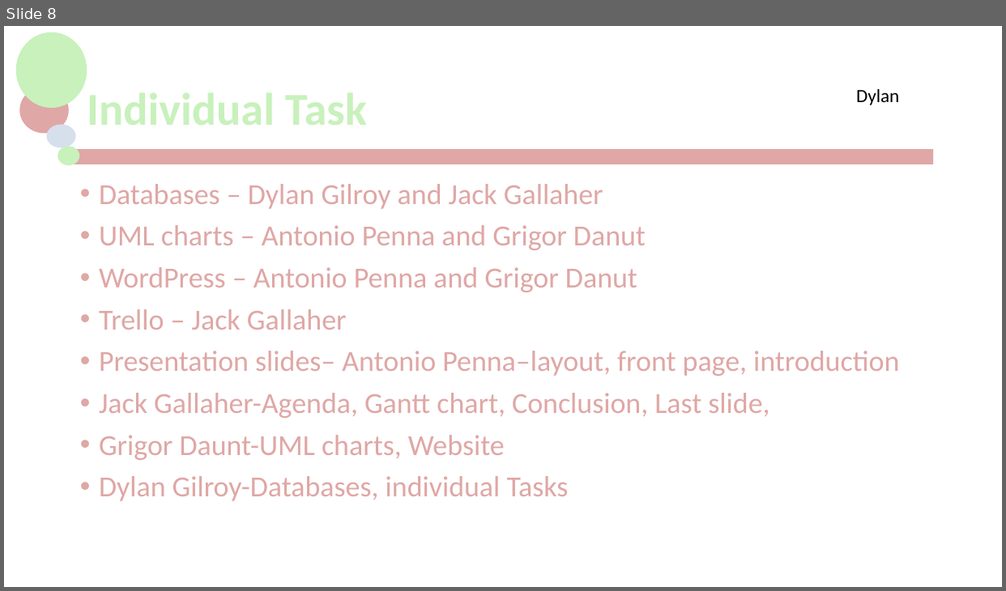
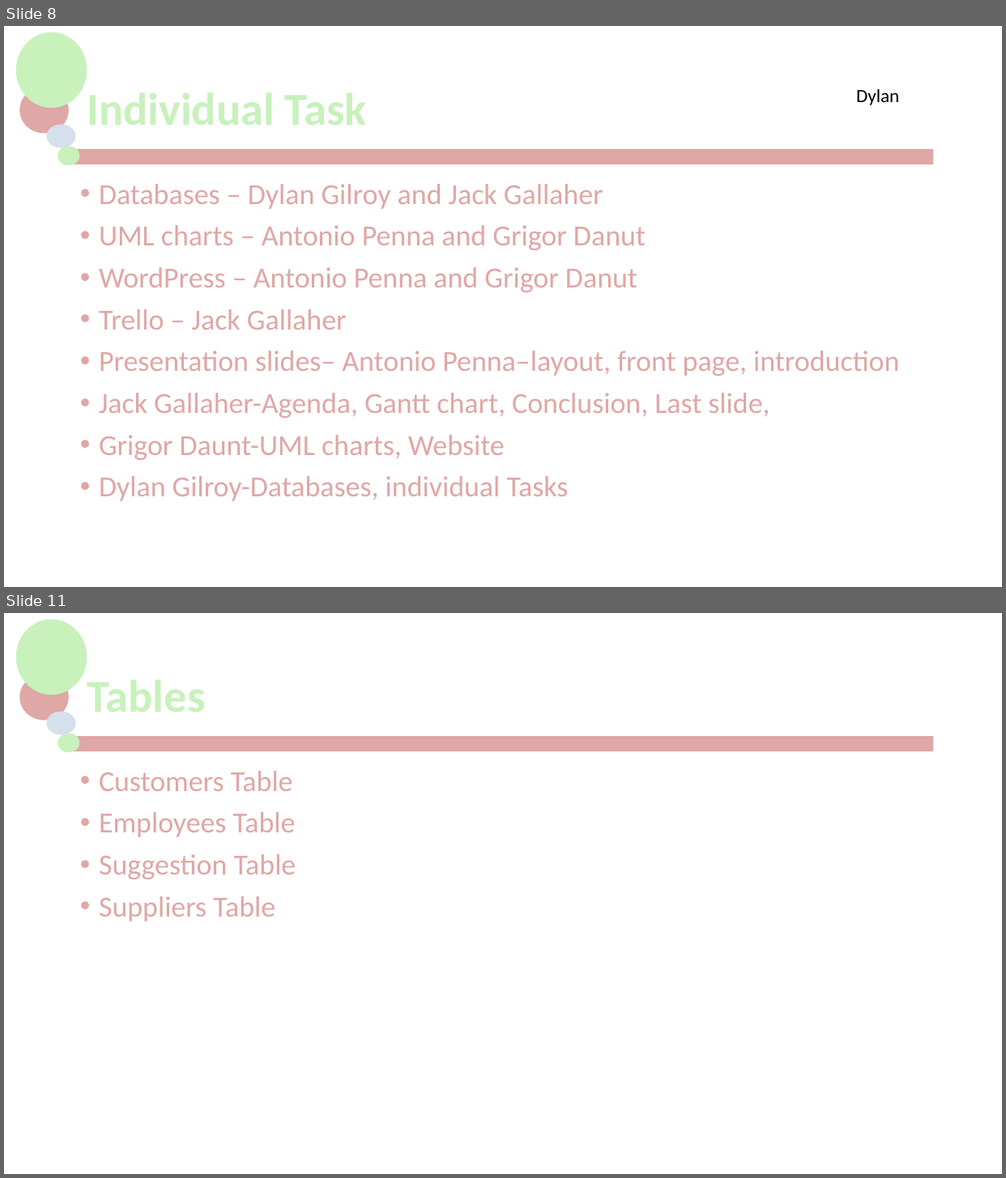
Before and after one commit to jackG97/Project, a slide deck: MCTV Limited.pptx. Shown one above the other, each under a label of ours: slide 8 before the commit, slides 8 and 11 after it; the slides between them are not shown. The pictures are 1006x591 and 1006x1178 pixels, drawn with LibreOffice and Linux fonts; fonts in the diff are those of the drawing; background and template pictures are left out. Boxes give left, top, right and bottom in pixels: in the first picture for what was removed or moved away, otherwise in the second. Text is boxed around its words. In the diff, an @@ line names an element or a change of style, - is before the commit and + after.

```diff
--- a/MCTV Limited.pptx
+++ b/MCTV Limited.pptx
@@ slide 11 added at (x1=4, y1=613, x2=1002, y2=1174), background #FFFFFF; not listed: 5 template elements that a slide beside it also shows @@
@@ title added at (x1=79, y1=643, x2=933, y2=752), 44 pt, text #C8F1BC, bold @@
+Tables
@@ text added at (x1=99, y1=771, x2=296, y2=922), 28 pt, text #DFA7A5 @@
+• Customers Table
+• Employees Table
+• Suggestion Table
+• Suppliers Table
```
Also in this commit, not shown: 2 slides changed, 17 other slides added, 1 slide removed.
